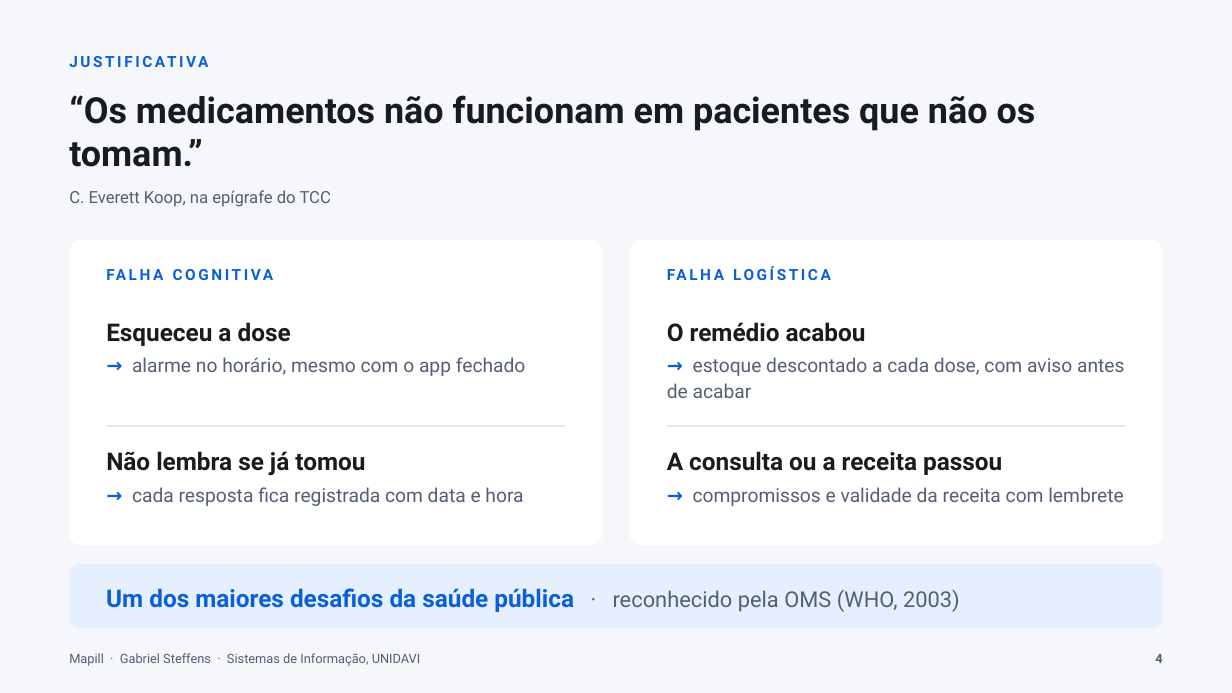
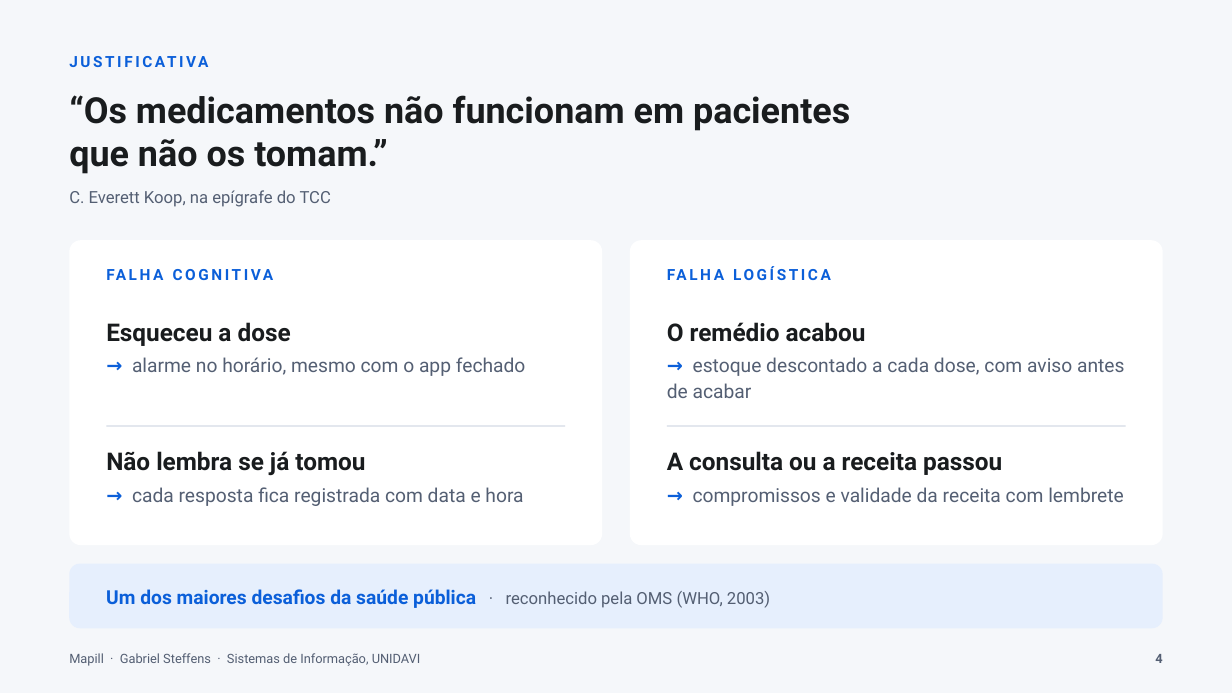
Before and after one commit to gabste8831/Mapill-Health-App, a slide deck: slide 4 of docs/tcc/apresentacao-mapill.pptx. Drawn at 1232x693 pixels with LibreOffice and Linux fonts; fonts in the diff are those of the drawing. Boxes give left, top, right and bottom in pixels: in the first picture for what was removed or moved away, otherwise in the second. Text is boxed around its words. In the diff, an @@ line names an element or a change of style, - is before the commit and + after.

```diff
--- a/docs/tcc/apresentacao-mapill.pptx
+++ b/docs/tcc/apresentacao-mapill.pptx
@@ text at (69, 95, 850, 174): text changed @@
-“Os medicamentos não funcionam em pacientes que não os tomam.”
+“Os medicamentos não funcionam em pacientes
+que não os tomam.”
@@ text "Um dos maiores desafios da ..." at (106, 589, 770, 608): size 19 to 15 pt in "Um dos maiores desafios da saúde pública"; size 17 to 13 pt in "· reconhecido pela OMS (WHO, 2003)" @@
```
Also in this commit, not shown: 8 other slides changed.
